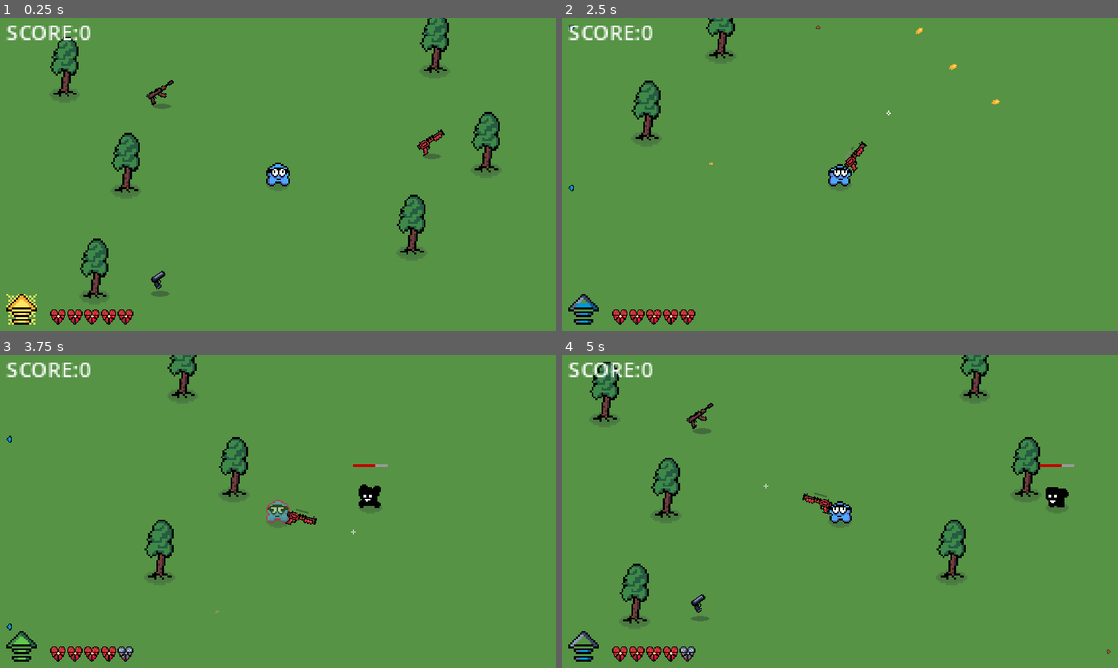
Above: before the commit, frames 1-4 (two rows, left to right).
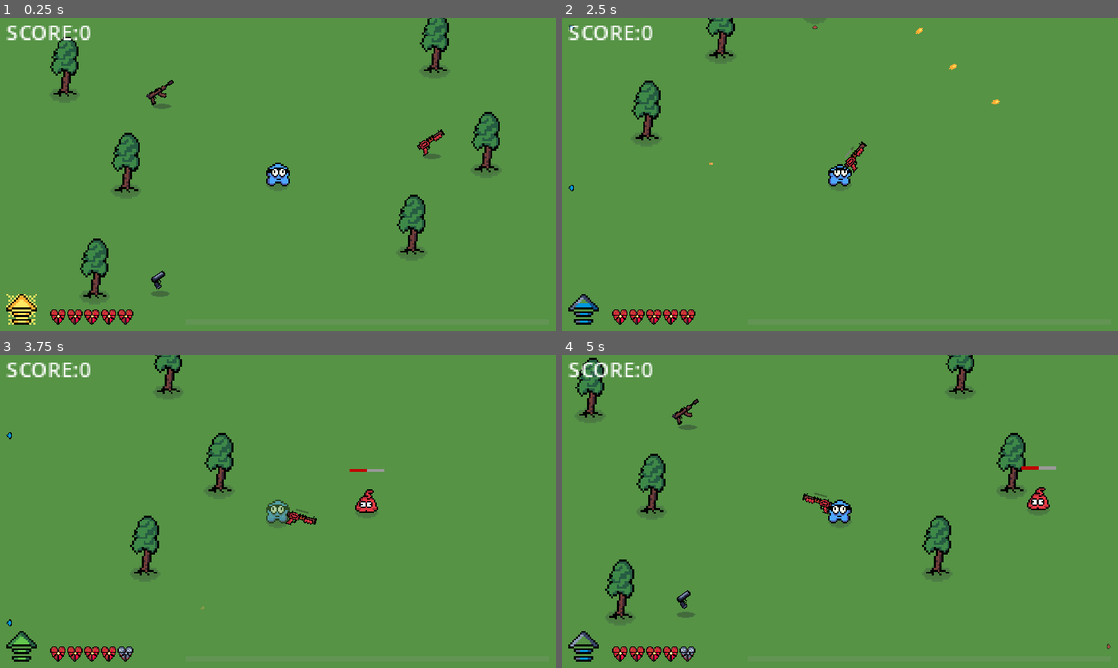
Above: after the commit, the same moments.

Repository: MicCode/zbra-survivors
Game: Godot game, scene res://game.tscn
The game is run twice, just before and just after one commit, with the same random seed, the same clock (stepped at 60 frames per second) and the same inputs.
Inputs (mouse positions are in pixels of both pictures, inside the frame that each line leads up to):
- Up to frame 1 (0.25 s): no input
- Up to frame 2 (2.5 s): move the mouse to (962, 158) at 0.52 s; hold D (move_right) 0.53-1.28 s; hold Space (dash) 0.53-1.28 s; move the mouse to (728, 190) at 1.27 s; hold S (move_down) 1.28-2.03 s; tap Space (dash) at 1.35, 2.3 s; move the mouse to (895, 105) at 2.02 s; press the mouse at (895, 105) at 2.03 s; hold D (move_right) from 2.03 s (still down)
- Up to frame 3 (3.75 s): move the mouse to (250, 574) at 2.77 s; release D (move_right) at 2.78 s; release the mouse at (250, 574) at 2.78 s; hold W (move_up) 2.78-3.53 s; tap E (grab) at 2.85 s; tap Space (dash) at 3.05 s; move the mouse to (444, 558) at 3.52 s; hold A (move_left) from 3.53 s (still down); hold Space (dash) from 3.53 s (still down)
- Up to frame 4 (5 s): keep holding A (move_left); move the mouse to (673, 464) at 4.27 s; release Space (dash) at 4.28 s; tap Space (dash) at 4.35 s

The runs differ from the first frame. In frame 2, less than 0.1% of the frame differs, in the area x 43-60%, y 0-32%; in frame 3, 2.8%; in frame 4, 5.9%, in the area x 2-99%, y 0-96%.

Commit message:
feat: added base xp system

Diff:
--- a/ennemies/ennemy.gd
+++ b/ennemies/ennemy.gd
@@ -8,20 +8,20 @@
 
 var is_dead = false
 var sprite_reversed = false
-var stats: EnnemyStats
+var info: EnnemyInfo
 
 func _ready():
-	stats = EnnemiesService.get_ennemy_stats(self)
+	info = EnnemiesService.get_info(self)
 	%Sprite.connect("animation_finished", _on_animation_finished)
-	%Health.max_health = stats.max_health
-	%Health.current_health = stats.health
+	%Health.max_health = info.max_health
+	%Health.current_health = info.health
 	%Health.update_display()
 	%DeathSound.pitch_scale = randf_range(0.8, 1.1)
 
 func _physics_process(_delta):
 	if !is_dead && chase_player && player != null:
 		var direction_to_player = global_position.direction_to(player.global_position)
-		velocity = direction_to_player * stats.speed
+		velocity = direction_to_player * info.speed
 		move_and_slide()
 		%Sprite.flip_h = !sprite_reversed && direction_to_player.x < 0 || sprite_reversed && direction_to_player.x >= 0
 
@@ -38,7 +38,7 @@
 
 func _on_health_depleted():
 	is_dead = true
-	dead.emit()
+	dead.emit(self)
 	%DeathSound.play()
 	%Sprite.play("dead")
 	set_collision_layer_value(2, false)
--- a/ennemies/ennemy_stats.gd
+++ b/ennemies/ennemy_stats.gd
@@ -1,12 +1,24 @@
-class_name EnnemyStats
+class_name EnnemyInfo
 
+var name = "ennemy"
 var max_health: float = 3.0
 var health: float = 3.0
 var speed: float = 200.0
+var xp_value: float = 1.0
 
-static func create(_health: float, _speed: float) -> EnnemyStats:
-    var instance = EnnemyStats.new()
-    instance.max_health = _health
-    instance.health = _health
-    instance.speed = _speed
-    return instance
+func with_name(_name: String) -> EnnemyInfo:
+    name = _name
+    return self
+
+func with_max_health(_max_health: float) -> EnnemyInfo:
+    max_health = _max_health
+    health = _max_health
+    return self
+
+func with_speed(_speed: float) -> EnnemyInfo:
+    speed = _speed
+    return self
+
+func with_xp_value(_xp_value: float) -> EnnemyInfo:
+    xp_value = _xp_value
+    return self
--- a/equipment/guns/gun.gd
+++ b/equipment/guns/gun.gd
@@ -7,6 +7,8 @@
 
 func _ready():
 	gun_info = EquipmentService.get_gun_info(self)
+	if Input.get_connected_joypads().size() > 0:
+		%Crosshair.show()
 
 func _process(_delta):
 	%CooldownProgress.value = %CooldownTimer.time_left
--- a/equipment/guns/gun.tscn
+++ b/equipment/guns/gun.tscn
@@ -55,6 +55,7 @@
 
 [node name="Crosshair" type="Sprite2D" parent="PivotPoint/Sprite/ShootingPoint"]
 unique_name_in_owner = true
+visible = false
 position = Vector2(40, 0)
 texture = ExtResource("5_0c04k")
 
--- a/game.gd
+++ b/game.gd
@@ -4,7 +4,7 @@
 	%MobSpawnTimer.wait_time = GameState.spawn_time_s
 
 func spawn_ennemy():
-	var new_ennemy = EnnemiesService.spawn()
+	var new_ennemy = EnnemiesService.spawn_random()
 	if new_ennemy:
 		%SpawnPoint.progress_ratio = randf()
 		new_ennemy.global_position = %SpawnPoint.global_position
@@ -14,8 +14,11 @@
 func _on_mob_spawn_timer_timeout():
 	spawn_ennemy()
 
-func _on_ennemy_death():
+func _on_ennemy_death(ennemy: Ennemy):
 	GameState.increment_score(1)
+	var xp = preload("res://player/xp_drop.tscn").instantiate().with_value(ennemy.info.xp_value)
+	xp.global_position = ennemy.global_position
+	get_node("/root").get_node("./").add_child(xp)
 
 func _on_player_health_depleted():
 	%GameOver.show()
--- a/globals/classes/player_state.gd
+++ b/globals/classes/player_state.gd
@@ -5,6 +5,12 @@
 var is_alive = true
 var max_health: int = 5
 var health: int = 5
+
+# === XP ===
+var xp: float = 0.0
+var xp_collect_radius: float = 100.0
+var level: int = 1
+var next_level_xp: float = 10.0
 
 # === MOVEMENTS ===
 var move_speed: float = 300.0
--- a/globals/ennemies_service.gd
+++ b/globals/ennemies_service.gd
@@ -1,19 +1,37 @@
 extends Node
+const ENNEMIES_PATH = "res://ennemies/"
 
-func spawn() -> Ennemy:
-	var rnd = randi_range(0, 1)
-	match rnd:
-		0:
-			return preload("res://ennemies/mob_1/mob_1.tscn").instantiate()
-		1:
-			return preload("res://ennemies/mob_2/mob_2.tscn").instantiate()
+const MOB_1 = "mob_1"
+const MOB_2 = "mob_2"
 
-	return null
+var ennemies_catalog = {
+	MOB_1: EnnemyInfo.new()
+		.with_name(MOB_1)
+		.with_max_health(3.0)
+		.with_speed(200.0)
+		.with_xp_value(1.0),
 
-func get_ennemy_stats(ennemy: Ennemy) -> EnnemyStats:
+	MOB_2: EnnemyInfo.new()
+		.with_name(MOB_2)
+		.with_max_health(4.0)
+		.with_speed(175.0)
+		.with_xp_value(1.5),
+}
+
+func spawn_random() -> Ennemy:
+	var ennemy_name = ennemies_catalog.keys()[randi_range(0, ennemies_catalog.size() - 1)]
+	return load(_get_ennemy_path(ennemy_name) + ".tscn").instantiate()
+
+func get_info(ennemy: Ennemy) -> EnnemyInfo:
+	return ennemies_catalog[_get_ennemy_name(ennemy)]
+
+func _get_ennemy_name(ennemy: Ennemy) -> String:
 	if ennemy is Mob1:
-		return EnnemyStats.create(3.0, 200.0)
+		return MOB_1
 	elif ennemy is Mob2:
-		return EnnemyStats.create(4.0, 175.0)
+		return MOB_2
 	else:
-		return EnnemyStats.create(1.0, 200.0)
+		return "cannot find ennemy name"
+
+func _get_ennemy_path(ennemy_name: String) -> String:
+	return ENNEMIES_PATH + ennemy_name + "/" + ennemy_name
--- a/globals/equipment_service.gd
+++ b/globals/equipment_service.gd
@@ -2,23 +2,27 @@
 const EQUIPMENT_PATH = "res://equipment/"
 const GUNS_PATH = "guns/"
 
+const PISTOL = "pistol"
+const RIFLE = "rifle"
+const SHOTGUN = "shotgun"
+
 var guns_catalog = {
-	"pistol": GunInfo.new()
-		.with_name("pistol")
+	PISTOL: GunInfo.new()
+		.with_name(PISTOL)
 		.with_bullet_damage(2.0)
 		.with_bullet_speed(1500)
 		.with_shots_per_s(1)
 		.with_bang_pitch_shift(-0.2),
 
-	"rifle": GunInfo.new()
-		.with_name("rifle")
+	RIFLE: GunInfo.new()
+		.with_name(RIFLE)
 		.with_bullet_damage(0.25)
 		.with_bullet_speed(2000)
 		.with_shots_per_s(10)
 		.with_bullets_spread_angle_deg(15),
 
-	"shotgun": GunInfo.new()
-		.with_name("shotgun")
+	SHOTGUN: GunInfo.new()
+		.with_name(SHOTGUN)
 		.with_bullet_damage(0.5)
 		.with_bullet_speed(1000)
 		.with_shots_per_s(0.8)
@@ -35,11 +39,11 @@
 	if collectible is GunCollectible:
 		var gun_name: String
 		if collectible is PistolCollectible:
-			gun_name = "pistol"
+			gun_name = PISTOL
 		elif collectible is RifleCollectible:
-			gun_name = "rifle"
+			gun_name = RIFLE
 		elif collectible is ShotgunCollectible:
-			gun_name = "shotgun"
+			gun_name = SHOTGUN
 		return load(_get_gun_path(gun_name) + ".tscn").instantiate()
 	return null
 
@@ -58,11 +62,11 @@
 
 func _get_gun_name(gun: Gun) -> String:
 	if gun is Pistol:
-		return "pistol"
+		return PISTOL
 	elif gun is Rifle:
-		return "rifle"
+		return RIFLE
 	elif gun is Shotgun:
-		return "shotgun"
+		return SHOTGUN
 	else:
 		return "cannot find gun name"
 
--- a/globals/game_state.gd
+++ b/globals/game_state.gd
@@ -3,19 +3,27 @@
 signal score_changed
 
 
-var player: PlayerState
+var player_state: PlayerState
+var player_instance: Player
 var score: int = 0
 var spawn_time_s: float = 3.0
 
 func _init() -> void:
-    player = PlayerState.new()
+	player_state = PlayerState.new()
 
 func increment_score(i: int):
-    score += i
-    emit_score_change()
+	score += i
+	emit_score_change()
+
+func gain_xp(xp: float):
+	player_state.xp += xp
+	emit_player_change()
 
 func emit_player_change():
-    player_state_changed.emit(player)
+	player_state_changed.emit(player_state)
 
 func emit_score_change():
-    score_changed.emit(score)
+	score_changed.emit(score)
+
+func register_player_instance(_player):
+	player_instance = _player
--- a/player/player.gd
+++ b/player/player.gd
@@ -1,4 +1,6 @@
 extends CharacterBody2D
+class_name Player
+
 signal health_depleted
 
 const DAMAGE_RATE = 50.0
@@ -11,27 +13,30 @@
 
 func _ready():
 	init_health()
+	GameState.register_player_instance(self)
+	GameState.player_state_changed.connect(_on_player_state_changed)
 
 func _physics_process(delta):
-	if GameState.player.is_alive:
+	if GameState.player_state.is_alive:
 		move()
 		check_for_ennemies(delta)
 		check_for_collectibles()
 		update_dash_gauge()
+		collect_xp()
 
 func move():
 	var direction = Input.get_vector("move_left", "move_right", "move_up", "move_down")
 	var h_direction = Input.get_axis("move_left", "move_right")
-	if GameState.player.can_dash && Input.is_action_pressed("dash"):
+	if GameState.player_state.can_dash && Input.is_action_pressed("dash"):
 		start_dashing()
 
 	if h_direction != 0:
 		%Sprite.flip_h = (h_direction != 1)
 
-	if !GameState.player.is_dashing:
-		velocity = direction * GameState.player.move_speed
+	if !GameState.player_state.is_dashing:
+		velocity = direction * GameState.player_state.move_speed
 	else:
-		velocity = direction * GameState.player.move_speed * GameState.player.dash_speed_multiplier
+		velocity = direction * GameState.player_state.move_speed * GameState.player_state.dash_speed_multiplier
 
 	move_and_slide()
 	if !just_hurt:
@@ -42,17 +47,17 @@
 
 func start_dashing():
 	%DashSound.play()
-	%DashTimer.start(GameState.player.dash_duration_s)
-	%DashCooldownTimer.start(GameState.player.dash_cooldown_s)
-	GameState.player.is_dashing = true
-	GameState.player.can_dash = false
+	%DashTimer.start(GameState.player_state.dash_duration_s)
+	%DashCooldownTimer.start(GameState.player_state.dash_cooldown_s)
+	GameState.player_state.is_dashing = true
+	GameState.player_state.can_dash = false
 	set_invincible(true)
 	GameState.emit_player_change()
 
 func update_dash_gauge():
-	var gauge_value = floor((1 - (%DashCooldownTimer.time_left / GameState.player.dash_cooldown_s)) * 5)
-	if gauge_value != GameState.player.dash_gauge_value:
-		GameState.player.dash_gauge_value = gauge_value
+	var gauge_value = floor((1 - (%DashCooldownTimer.time_left / GameState.player_state.dash_cooldown_s)) * 5)
+	if gauge_value != GameState.player_state.dash_gauge_value:
+		GameState.player_state.dash_gauge_value = gauge_value
 		GameState.emit_player_change()
 
 func check_for_ennemies(_delta):
@@ -61,15 +66,15 @@
 		take_damage()
 
 func take_damage():
-	GameState.player.health -= 1
-	%Health.current_health = GameState.player.health
+	GameState.player_state.health -= 1
+	%Health.current_health = GameState.player_state.health
 	GameState.emit_player_change()
 	can_be_damaged = false
-	%DamageTimer.start(GameState.player.damage_cooldown_s)
+	%DamageTimer.start(GameState.player_state.damage_cooldown_s)
 	%Sprite.play("hurt")
 	just_hurt = true
 
-	if GameState.player.health <= 0:
+	if GameState.player_state.health <= 0:
 		die()
 
 func check_for_collectibles():
@@ -78,6 +83,12 @@
 		for collectible in overlapping_collectibles:
 			if collectible is GunCollectible:
 				equip_gun(collectible)
+
+func collect_xp():
+	var overlapping_xp = %XpCollectRadius.get_overlapping_bodies()
+	for xp in overlapping_xp:
+		if xp is XpDrop && !xp.chase_player:
+			xp.chase_player = true
 
 func equip_gun(collectible: CollectibleItem):
 	if is_pickup_blocked:
@@ -97,13 +108,13 @@
 
 
 func init_health():
-	%Health.max_health = GameState.player.max_health
-	%Health.current_health = GameState.player.health
+	%Health.max_health = GameState.player_state.max_health
+	%Health.current_health = GameState.player_state.health
 
 
 func die():
 	health_depleted.emit()
-	GameState.player.is_alive = false
+	GameState.player_state.is_alive = false
 	GameState.emit_player_change()
 	if equiped_gun != null:
 		equiped_gun.queue_free()
@@ -119,14 +130,14 @@
 
 
 func _on_dash_cooldown_timer_timeout() -> void:
-	if !GameState.player.can_dash:
-		GameState.player.can_dash = true
+	if !GameState.player_state.can_dash:
+		GameState.player_state.can_dash = true
 		%DashReadySound.play()
 		GameState.emit_player_change()
 
 func _on_dash_timer_timeout() -> void:
-	if GameState.player.is_dashing:
-		GameState.player.is_dashing = false
+	if GameState.player_state.is_dashing:
+		GameState.player_state.is_dashing = false
 		set_invincible(false)
 		GameState.emit_player_change()
 
@@ -145,3 +156,6 @@
 	if just_hurt:
 		just_hurt = false
 		%Sprite.play("idle")
+
+func _on_player_state_changed() -> void:
+	%XpCollectShape.shape.radius = GameState.player_state.xp_collect_radius
--- a/player/player.tscn
+++ b/player/player.tscn
@@ -91,6 +91,9 @@
 [sub_resource type="CircleShape2D" id="CircleShape2D_4lpg2"]
 radius = 35.5035
 
+[sub_resource type="CircleShape2D" id="CircleShape2D_12tvn"]
+radius = 100.0
+
 [node name="Player" type="CharacterBody2D"]
 scale = Vector2(2, 2)
 collision_mask = 7
@@ -140,6 +143,17 @@
 shape = SubResource("CircleShape2D_4lpg2")
 debug_color = Color(0.190698, 0.631057, 0.345587, 0.42)
 
+[node name="XpCollectRadius" type="Area2D" parent="."]
+unique_name_in_owner = true
+visible = false
+modulate = Color(1, 1, 0, 1)
+collision_layer = 0
+collision_mask = 32
+
+[node name="XpCollectShape" type="CollisionShape2D" parent="XpCollectRadius"]
+unique_name_in_owner = true
+shape = SubResource("CircleShape2D_12tvn")
+
 [node name="PickUpTimer" type="Timer" parent="."]
 unique_name_in_owner = true
 wait_time = 0.5
--- /dev/null
+++ b/player/xp_drop.gd
@@ -0,0 +1,19 @@
+extends CharacterBody2D
+class_name XpDrop
+
+var chase_player = false
+var xp_value: float = 1.0
+
+func with_value(_value: float) -> XpDrop:
+	xp_value = _value
+	return self
+
+func _physics_process(_delta: float) -> void:
+	if chase_player:
+		var player_position = GameState.player_instance.global_position
+		var direction_to_player = global_position.direction_to(player_position)
+		velocity = direction_to_player * 1000.0
+		move_and_slide()
+		if abs((global_position - player_position).length()) < 10:
+			GameState.gain_xp(xp_value)
+			queue_free()
--- /dev/null
+++ b/player/xp_drop.tscn
@@ -0,0 +1,43 @@
+[gd_scene load_steps=7 format=3 uid="uid://ceuyqoivr7ngj"]
+
+[ext_resource type="Script" path="res://player/xp_drop.gd" id="1_jv8by"]
+[ext_resource type="Texture2D" uid="uid://bafofwn2jb7kj" path="res://sprites/player/xp.png" id="1_tf0of"]
+
+[sub_resource type="CircleShape2D" id="CircleShape2D_fr14s"]
+radius = 4.0
+
+[sub_resource type="AtlasTexture" id="AtlasTexture_a70na"]
+atlas = ExtResource("1_tf0of")
+region = Rect2(0, 0, 8, 8)
+
+[sub_resource type="AtlasTexture" id="AtlasTexture_xfugk"]
+atlas = ExtResource("1_tf0of")
+region = Rect2(8, 0, 8, 8)
+
+[sub_resource type="SpriteFrames" id="SpriteFrames_rcxj3"]
+animations = [{
+"frames": [{
+"duration": 1.0,
+"texture": SubResource("AtlasTexture_a70na")
+}, {
+"duration": 1.0,
+"texture": SubResource("AtlasTexture_xfugk")
+}],
+"loop": true,
+"name": &"default",
+"speed": 5.0
+}]
+
+[node name="XpDrop" type="CharacterBody2D"]
+collision_layer = 32
+collision_mask = 32
+script = ExtResource("1_jv8by")
+
+[node name="CollectZone" type="CollisionShape2D" parent="."]
+shape = SubResource("CircleShape2D_fr14s")
+
+[node name="AnimatedSprite2D" type="AnimatedSprite2D" parent="."]
+scale = Vector2(2, 2)
+sprite_frames = SubResource("SpriteFrames_rcxj3")
+autoplay = "default"
+frame_progress = 0.458832
--- a/project.godot
+++ b/project.godot
@@ -105,6 +105,7 @@
 2d_physics/layer_3="environment"
 2d_physics/layer_4="projectiles"
 2d_physics/layer_5="collectibles"
+2d_physics/layer_6="xp"
 
 [physics]
 
--- a/test_scenes/test_equipment_scene.tscn
+++ b/test_scenes/test_equipment_scene.tscn
@@ -6,6 +6,7 @@
 [ext_resource type="PackedScene" uid="uid://bspw82fhsmgk3" path="res://equipment/guns/pistol/pistol_collectible.tscn" id="3_lpvee"]
 [ext_resource type="PackedScene" uid="uid://n8mqdn0tb65" path="res://equipment/guns/rifle/rifle_collectible.tscn" id="4_l68rk"]
 [ext_resource type="PackedScene" uid="uid://upsgg7tvmfqf" path="res://equipment/guns/shotgun/shotgun_collectible.tscn" id="6_0vx2c"]
+[ext_resource type="PackedScene" uid="uid://ceuyqoivr7ngj" path="res://player/xp_drop.tscn" id="7_b7b57"]
 
 [node name="TreeTestScene" type="Node2D"]
 script = ExtResource("1_sutrr")
@@ -75,3 +76,18 @@
 
 [node name="Tree18" parent="." instance=ExtResource("1_xqpa0")]
 position = Vector2(1380, 836)
+
+[node name="XpDrop" parent="." instance=ExtResource("7_b7b57")]
+position = Vector2(956, 615)
+
+[node name="XpDrop2" parent="." instance=ExtResource("7_b7b57")]
+position = Vector2(1223, 179)
+
+[node name="XpDrop3" parent="." instance=ExtResource("7_b7b57")]
+position = Vector2(1006, -33)
+
+[node name="XpDrop4" parent="." instance=ExtResource("7_b7b57")]
+position = Vector2(1372, 470)
+
+[node name="XpDrop5" parent="." instance=ExtResource("7_b7b57")]
+position = Vector2(1136, 291)
--- a/ui/game_ui.gd
+++ b/ui/game_ui.gd
@@ -11,7 +11,7 @@
 	%Score.text = str(GameState.score)
 	GameState.score_changed.connect(_on_score_changed)
 	GameState.player_state_changed.connect(_on_player_state_changed)
-	_on_player_state_changed(GameState.player)
+	_on_player_state_changed(GameState.player_state)
 
 func _on_score_changed(new_score: int):
 	%Score.text = str(new_score)
@@ -31,12 +31,15 @@
 		for heart in hearts:
 			heart.queue_free()
 
-		var offset = 0
+		var x_position_offset = 0
 		for i in range(0, player_max_health, 1):
 			var new_heart = preload("res://ui/Heart.tscn").instantiate()
-			new_heart.position.x = HEARTS_START_X + offset
+			new_heart.position.x = HEARTS_START_X + x_position_offset
 			new_heart.position.y = HEARTS_START_Y
 			%Hearts.add_child(new_heart)
 			if i > player_health - 1:
 				new_heart.play("off")
-			offset += PIXELS_BETWEEN_HEARTS
+			x_position_offset += PIXELS_BETWEEN_HEARTS
+
+	%XpBar.max_value = player_state.next_level_xp
+	%XpBar.value = player_state.xp
--- a/ui/game_ui.tscn
+++ b/ui/game_ui.tscn
@@ -6,6 +6,12 @@
 
 [sub_resource type="LabelSettings" id="LabelSettings_ovb57"]
 line_spacing = 0.0
+
+[sub_resource type="StyleBoxFlat" id="StyleBoxFlat_huejc"]
+bg_color = Color(0.6, 0.6, 0.6, 0.180392)
+
+[sub_resource type="StyleBoxFlat" id="StyleBoxFlat_u7xiq"]
+bg_color = Color(0.843137, 0.721569, 0, 1)
 
 [node name="GameUI" type="CanvasLayer"]
 script = ExtResource("1_70thh")
@@ -44,3 +50,23 @@
 scale = Vector2(2.65466, 2.65466)
 text = "12345"
 label_settings = SubResource("LabelSettings_ovb57")
+
+[node name="XpBar" type="ProgressBar" parent="."]
+unique_name_in_owner = true
+anchors_preset = 3
+anchor_left = 1.0
+anchor_top = 1.0
+anchor_right = 1.0
+anchor_bottom = 1.0
+offset_left = -767.0
+offset_top = -24.0
+offset_right = -591.0
+offset_bottom = -21.0
+grow_horizontal = 0
+grow_vertical = 0
+scale = Vector2(4.27974, 3.47579)
+theme_override_styles/background = SubResource("StyleBoxFlat_huejc")
+theme_override_styles/fill = SubResource("StyleBoxFlat_u7xiq")
+max_value = 10.0
+step = 1.0
+show_percentage = false
Not shown: 1 places in player/player.tscn that only renumber resources
Not shown: 1 places in test_scenes/test_equipment_scene.tscn that only renumber resources
Not shown: 1 places in ui/game_ui.tscn that only renumber resources
